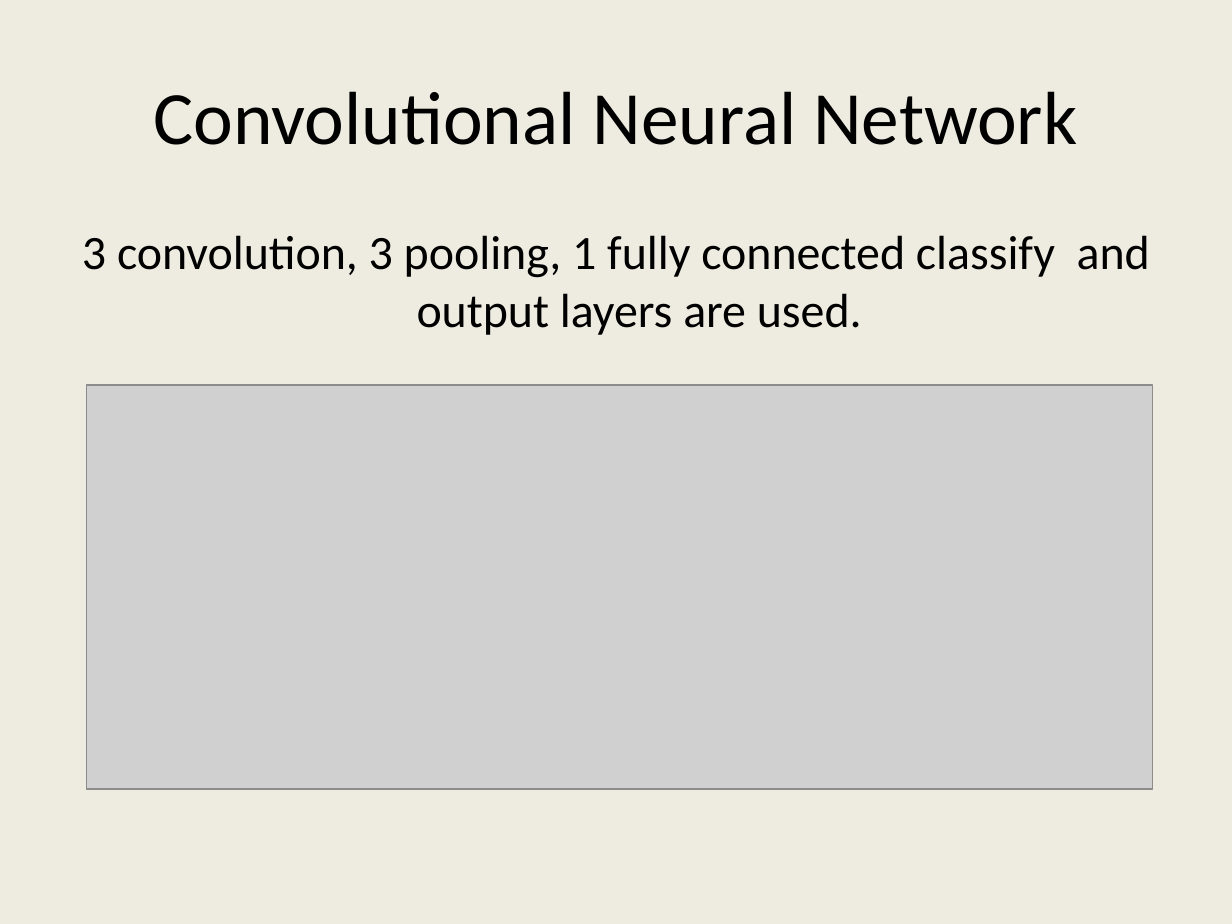
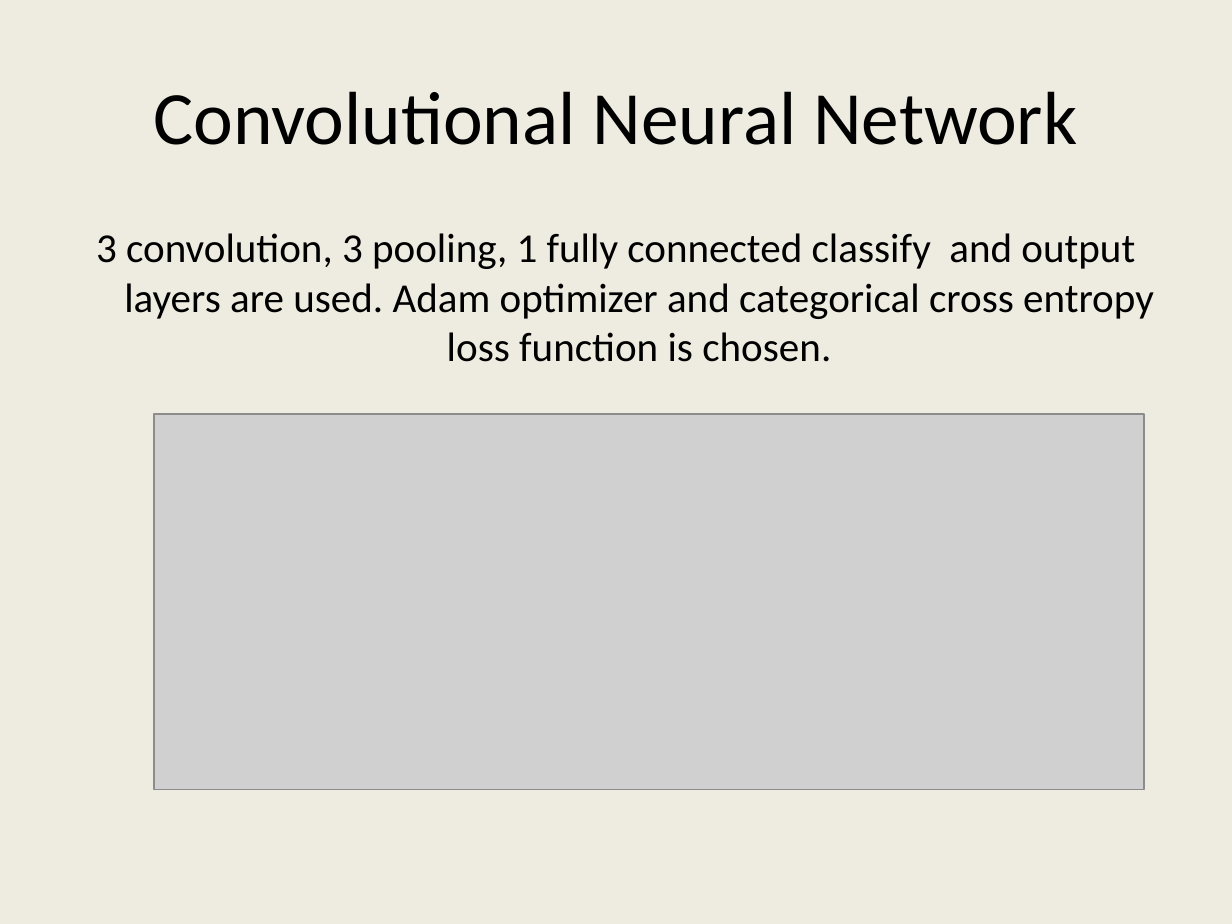
Before and after one commit to gungenibrahim/ee543-neural-network-and-deep-learning, a slide deck: slide 4 of ee543_sunum.pptx. Drawn at 1232x924 pixels with LibreOffice and Linux fonts; fonts in the diff are those of the drawing; grey boxes stand for pictures. Boxes give left, top, right and bottom in pixels: in the first picture for what was removed or moved away, otherwise in the second. Text is boxed around its words. In the diff, an @@ line names an element or a change of style, - is before the commit and + after.

Commit message:
aa

```diff
--- a/ee543_sunum.pptx
+++ b/ee543_sunum.pptx
@@ text at (x1=96, y1=233, x2=1154, y2=362): text changed; size 28 to 24 pt @@
-3 convolution, 3 pooling, 1 fully connected classify and output layers are used.
+3 convolution, 3 pooling, 1 fully connected classify and output layers are used. Adam optimizer and categorical cross entropy loss function is chosen.
@@ picture resized from (x1=86, y1=384, x2=1152, y2=788) to (x1=154, y1=414, x2=1145, y2=790) @@
```
Also in this commit, not shown: 1 other slide changed, 3 slides added.
